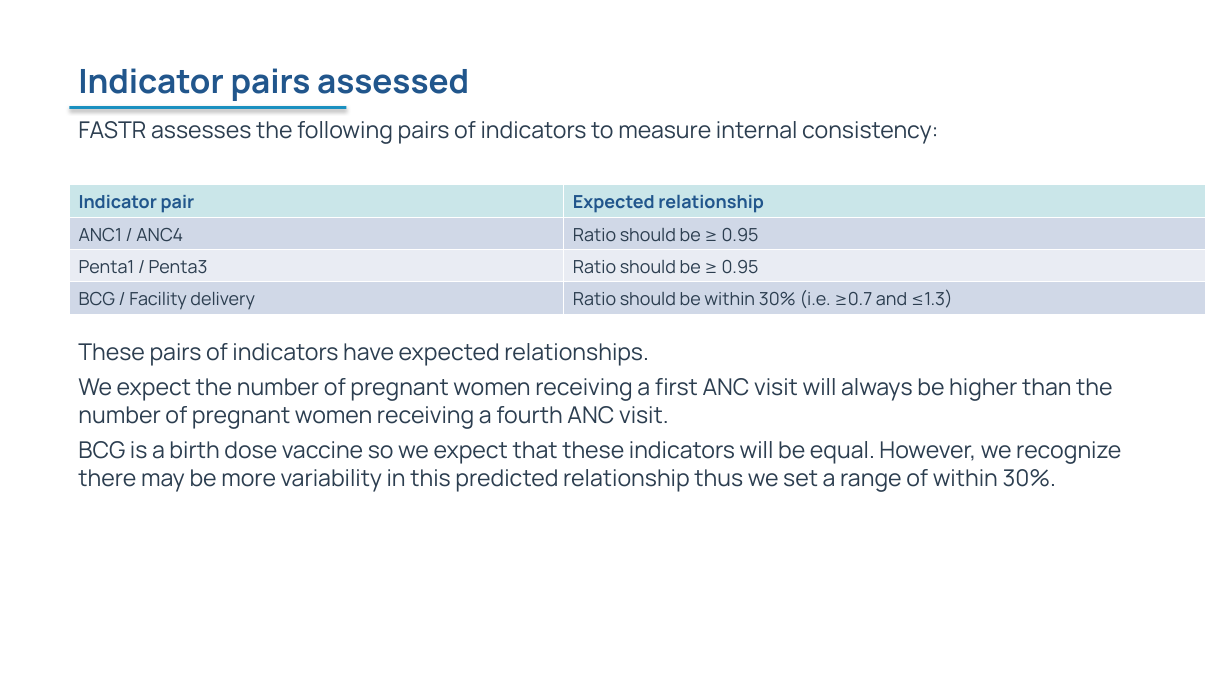
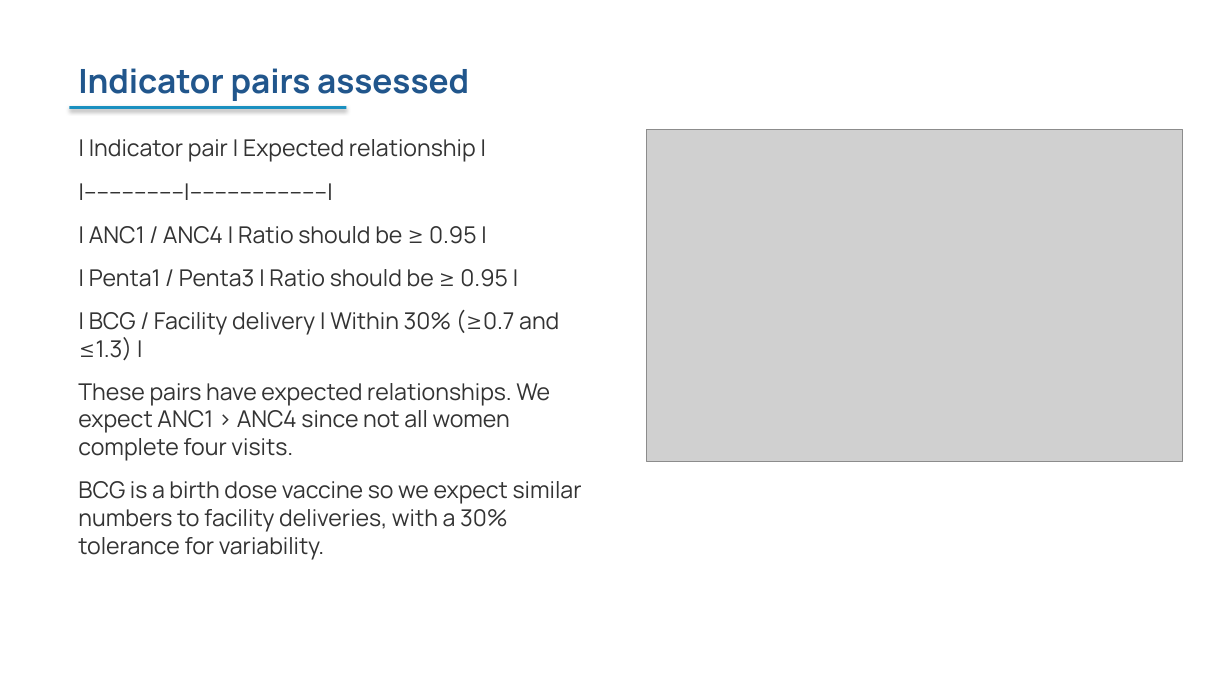
Before and after one commit to FASTR-Analytics/fastr-resource-hub, a slide deck: slide 59 of outputs/2026-zambia_deck.pptx. Drawn at 1232x693 pixels with LibreOffice and Linux fonts; fonts in the diff are those of the drawing; grey boxes stand for pictures. Boxes give left, top, right and bottom in pixels: in the first picture for what was removed or moved away, otherwise in the second. Text is boxed around its words. In the diff, an @@ line names an element or a change of style, - is before the commit and + after.

Commit message:
edit slides

```diff
--- a/outputs/2026-zambia_deck.pptx
+++ b/outputs/2026-zambia_deck.pptx
@@ text at <box>78,139,582,560</box>: text changed; text colour #2C3E50 to #333333 @@
-FASTR assesses the following pairs of indicators to measure internal consistency:
+| Indicator pair | Expected relationship |
+|----------------|----------------------|
+| ANC1 / ANC4 | Ratio should be ≥ 0.95 |
+| Penta1 / Penta3 | Ratio should be ≥ 0.95 |
+| BCG / Facility delivery | Within 30% (≥0.7 and ≤1.3) |
+These pairs have expected relationships. We expect ANC1 > ANC4 since not all women complete four visits.
+BCG is a birth dose vaccine so we expect similar numbers to facility deliveries, with a 30% tolerance for variability.
@@ picture added at <box>647,129,1183,461</box> @@
@@ table removed at <box>69,185,1206,314</box>, 4 rows, 2 columns @@
-Indicator pair | Expected relationship
-ANC1 / ANC4 | Ratio should be ≥ 0.95
-Penta1 / Penta3 | Ratio should be ≥ 0.95
-BCG / Facility delivery | Ratio should be within 30% (i.e. ≥0.7 and ≤1.3)
@@ text removed at <box>78,343,1121,492</box> @@
-These pairs of indicators have expected relationships.
-We expect the number of pregnant women receiving a first ANC visit will always be higher than the number of pregnant women receiving a fourth ANC visit.
-BCG is a birth dose vaccine so we expect that these indicators will be equal. However, we recognize there may be more variability in this predicted relationship thus we set a range of within 30%.
```
Also in this commit, not shown: 34 other slides changed, 1 slide added, 1 slide removed, 38 other files.
